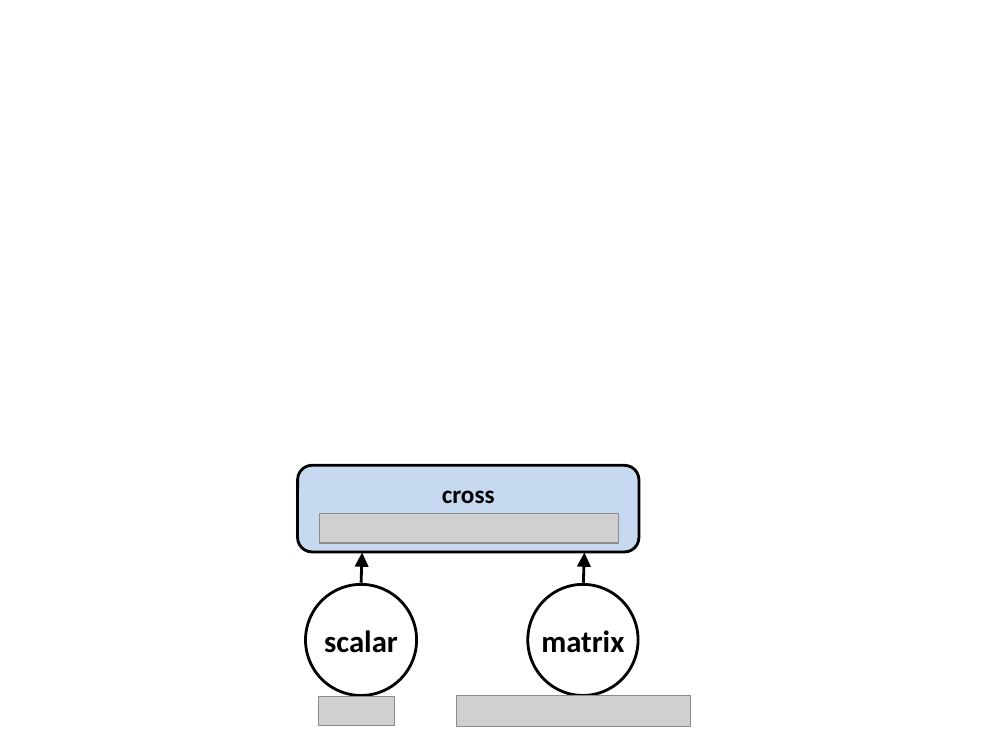
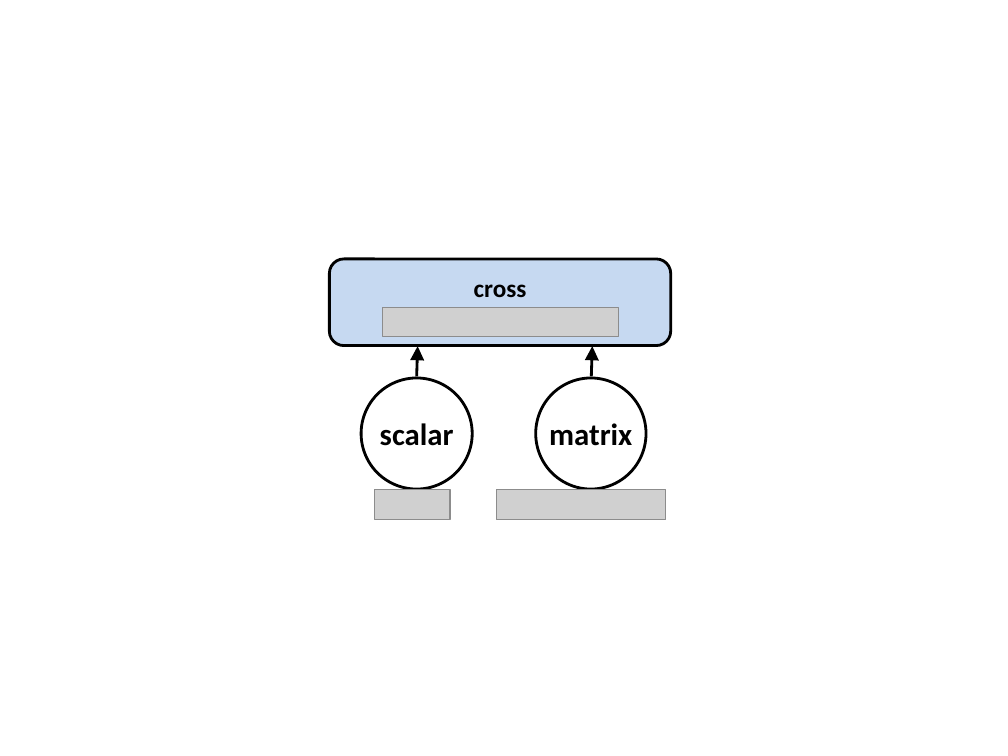
Before and after one commit to tillrohrmann/masterthesis, a slide deck: slide 1 of gilbert/images/scalarMatrixTransformation.pptx. Drawn at 1008x756 pixels with LibreOffice and Linux fonts; fonts in the diff are those of the drawing; grey boxes stand for pictures. Boxes give left, top, right and bottom in pixels: in the first picture for what was removed or moved away, otherwise in the second. Text is boxed around its words. In the diff, an @@ line names an element or a change of style, - is before the commit and + after.

```diff
--- a/gilbert/images/scalarMatrixTransformation.pptx
+++ b/gilbert/images/scalarMatrixTransformation.pptx
@@ rounded rectangle "cross": place and size @@
-rounded rectangle "cross" at (297, 466, 639, 552)
+rounded rectangle "cross" at (330, 259, 671, 346)
@@ picture added at (383, 307, 618, 337) @@
@@ arrow moved from (361, 583) - (362, 552) to (416, 376) - (417, 347) @@
@@ arrow moved from (584, 583) - (585, 552) to (592, 376) - (593, 347) @@
@@ ellipse "scalar": place and size @@
-ellipse "scalar" at (305, 585, 416, 696)
+ellipse "scalar" at (361, 378, 472, 489)
@@ ellipse "matrix": place and size @@
-ellipse "matrix" at (528, 585, 638, 696)
+ellipse "matrix" at (535, 378, 645, 489)
@@ picture added at (374, 490, 450, 519) @@
@@ picture added at (497, 489, 666, 520) @@
@@ picture removed at (319, 514, 618, 543) @@
@@ picture removed at (319, 697, 394, 726) @@
@@ picture removed at (457, 696, 690, 727) @@
```
Also in this commit, not shown: 14 other files.
